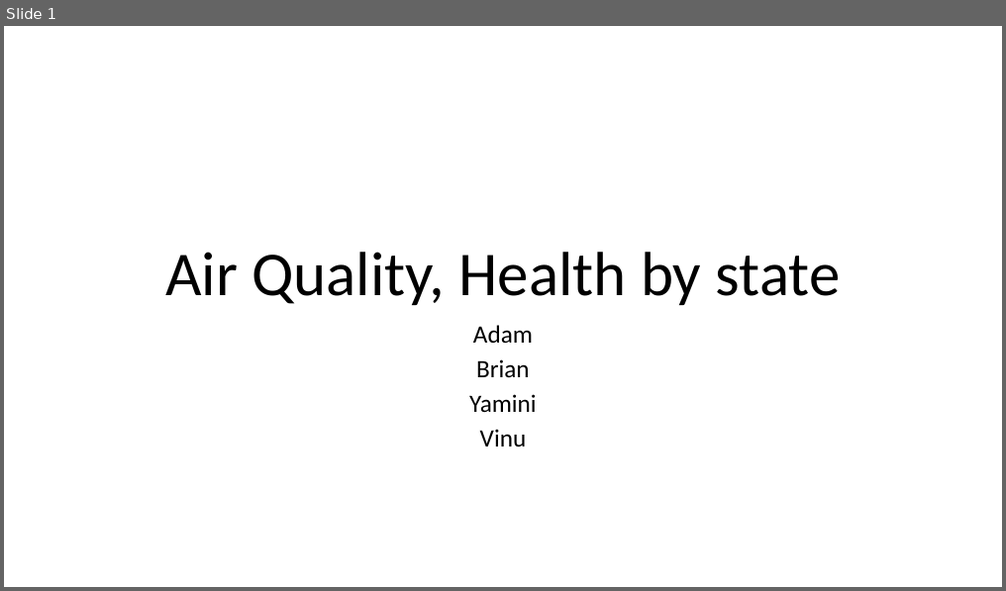
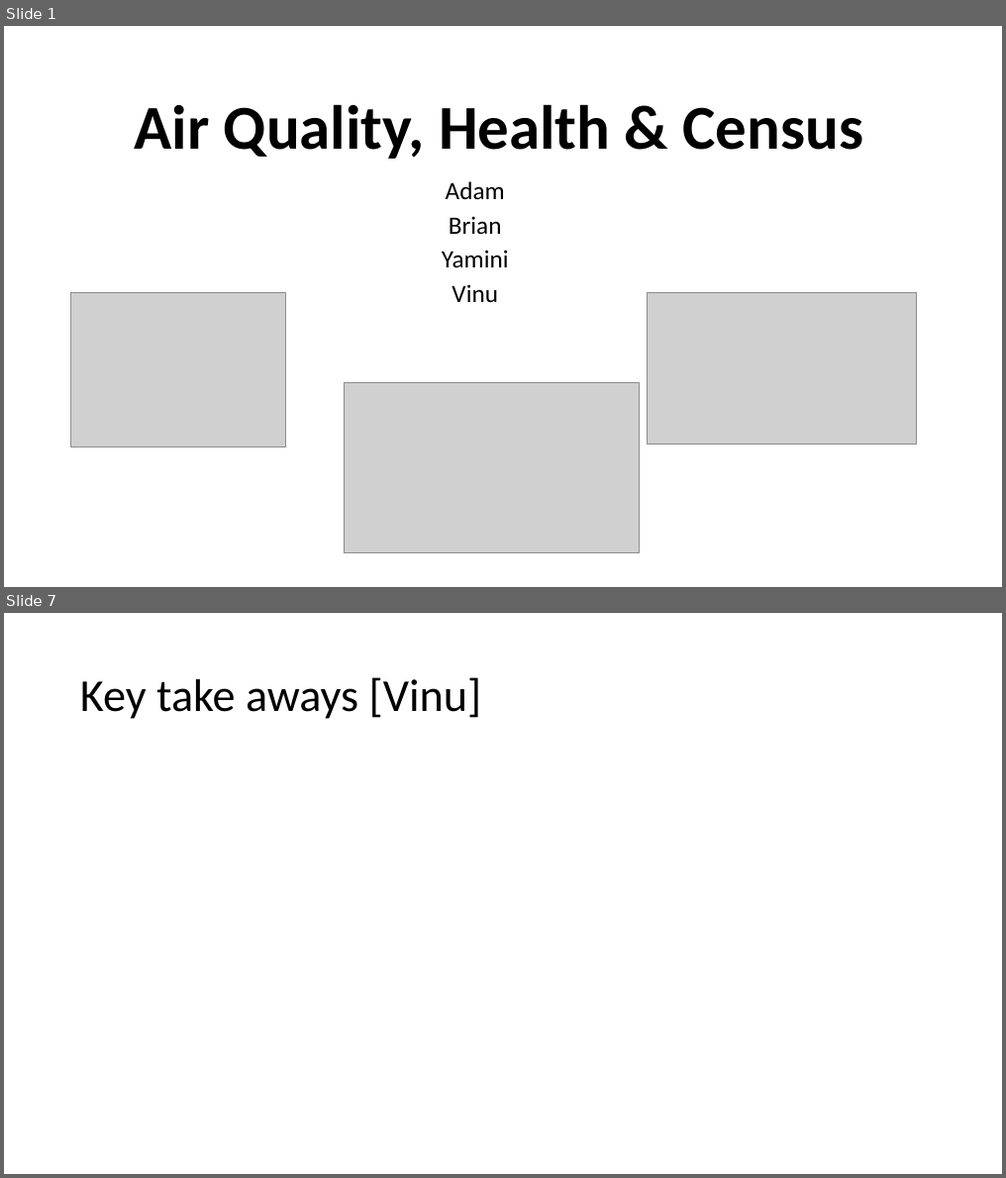
Before and after one commit to amxmongoose/City_Health, a slide deck: City_health_ppt.pptx. Shown one above the other, each under a label of ours: slide 1 before the commit, slides 1 and 7 after it; the slides between them are not shown. The pictures are 1006x591 and 1006x1178 pixels, drawn with LibreOffice and Linux fonts; fonts in the diff are those of the drawing; grey boxes stand for pictures. Boxes give left, top, right and bottom in pixels: in the first picture for what was removed or moved away, otherwise in the second. Text is boxed around its words. In the diff, an @@ line names an element or a change of style, - is before the commit and + after.

```diff
--- a/City_health_ppt.pptx
+++ b/City_health_ppt.pptx
@@ slide 7 added at box(4, 613, 1002, 1174), background #FFFFFF @@
@@ title added at box(80, 677, 482, 719), 44 pt, text #000000 @@
+Key take aways [Vinu]
@@ slide 1 changed as well @@
@@ title at box(135, 104, 863, 159): text changed; bold on @@
-Air Quality, Health by state
+Air Quality, Health & Census
@@ subtitle "Adam": place and size @@
-subtitle "Adam" at box(469, 325, 537, 448)
+subtitle "Adam" at box(442, 181, 509, 302)
@@ picture added at box(70, 293, 285, 448) @@
@@ picture added at box(648, 293, 916, 445) @@
@@ picture added at box(344, 382, 640, 554) @@
```
Also in this commit, not shown: 1 other slide changed, 6 other slides added, 1 slide removed, 15 other files.
